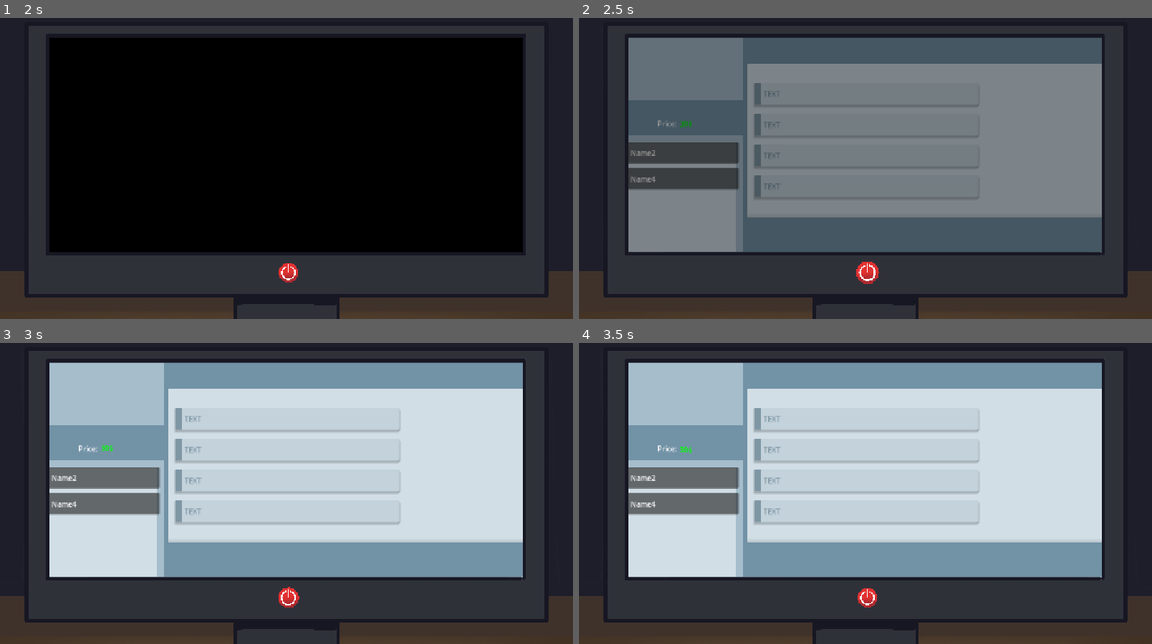
Above: before the commit, frames 1-4 (two rows, left to right).
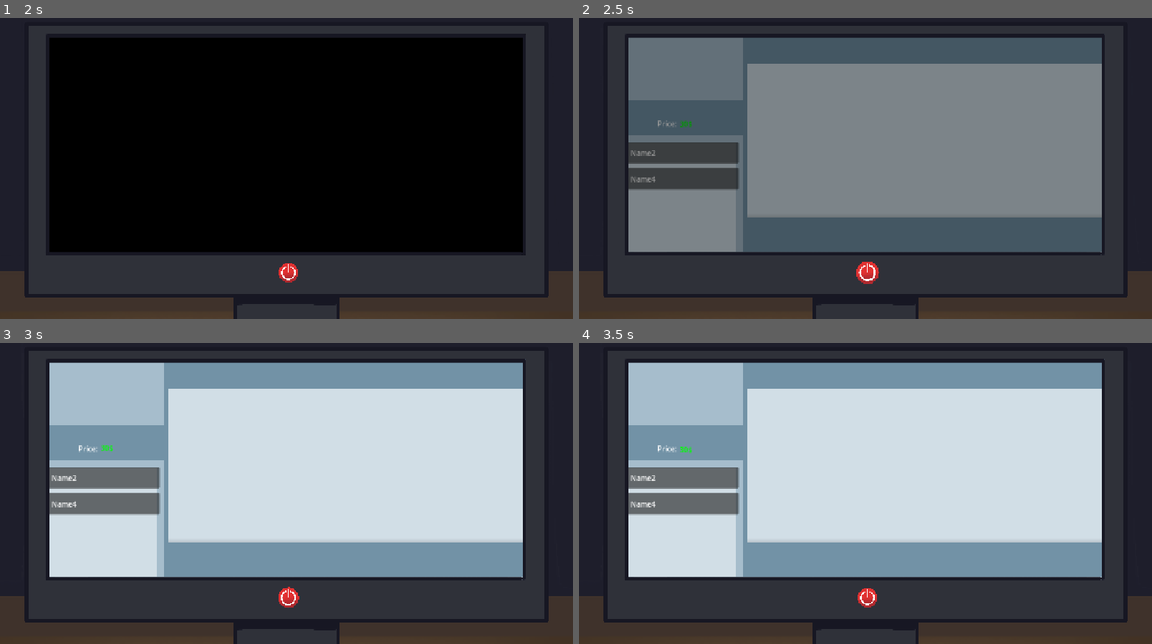
Above: after the commit, the same moments.

Repository: ArtyomDevGames/Brackeys_GJ
Game: Godot game, scene res://Game/Main/Scenes/game.tscn
The game is run twice, just before and just after one commit, with the same random seed, the same clock (stepped at 60 frames per second) and the same inputs. This scene is started directly instead of the project's main scene.
Inputs (mouse positions are in pixels of both pictures, inside the frame that each line leads up to):
- Up to frame 1 (2 s): click "Name2" at 0.5 s; click "Name4" at 1.25 s
- Up to frame 2 (2.5 s): click (865, 273) at 2 s
- Up to frame 3 (3 s): click (34, 589) at 2.75 s
- Up to frame 4 (3.5 s): no input

Frame 1 is identical in both runs. In frame 2, 0.8% of the frame differs, in the area x 30-70%, y 21-61%; in frame 3, 1.7%; in frame 4, 1.7%.

Commit message:
chat animations

Diff:
--- a/game/Game/Main/Scenes/game.tscn
+++ b/game/Game/Main/Scenes/game.tscn
@@ -76,9 +76,8 @@
 size_flags_horizontal = 4
 size_flags_vertical = 8
 offset_transform_enabled = true
-offset_transform_position = Vector2(16.33, -400)
+offset_transform_position = Vector2(16.33, 10)
 theme_override_constants/separation = 20
-alignment = 2
 
 [node name="UserReply" parent="BackPanel/Background/ScrollContainer2/Chat" unique_id=1725523483 instance=ExtResource("3_a4awf")]
 layout_mode = 2
@@ -90,6 +89,12 @@
 layout_mode = 2
 
 [node name="UserReply4" parent="BackPanel/Background/ScrollContainer2/Chat" unique_id=1711687402 instance=ExtResource("3_a4awf")]
+layout_mode = 2
+
+[node name="UserReply5" parent="BackPanel/Background/ScrollContainer2/Chat" unique_id=797002310 instance=ExtResource("3_a4awf")]
+layout_mode = 2
+
+[node name="UserReply6" parent="BackPanel/Background/ScrollContainer2/Chat" unique_id=700029879 instance=ExtResource("3_a4awf")]
 layout_mode = 2
 
 [node name="Top" type="Panel" parent="BackPanel/Background" unique_id=1061052605]
--- a/game/Game/Main/Scripts/game.gd
+++ b/game/Game/Main/Scripts/game.gd
@@ -17,6 +17,9 @@
 
 var is_chat_selected = false
 var is_profile_visible = false
+
+# Чат
+@onready var chat: VBoxContainer = $BackPanel/Background/ScrollContainer2/Chat
 
 # Кнопочки с покупателями
 @onready var buttons: VBoxContainer = $BackPanel/ScrollContainer/Control/Panel/Buttons
@@ -85,6 +88,8 @@
 	current_user_id = button.user_icon_id
 	current_user_name = button.user_name
 
+	for message in chat.get_children(): await message.show_reply()
+
 
 func create_user(id : int) -> void:
 	var name_id = randi_range(0, 9)
--- a/game/Game/UI/Scenes/user_button.tscn
+++ b/game/Game/UI/Scenes/user_button.tscn
@@ -17,10 +17,22 @@
 "update": 0,
 "values": [Color(1, 1, 1, 0)]
 }
+tracks/1/type = "value"
+tracks/1/imported = false
+tracks/1/enabled = true
+tracks/1/path = NodePath(".:offset_transform_position")
+tracks/1/interp = 1
+tracks/1/loop_wrap = true
+tracks/1/keys = {
+"times": PackedFloat32Array(0),
+"transitions": PackedFloat32Array(1),
+"update": 0,
+"values": [Vector2(-220, 0)]
+}
 
 [sub_resource type="Animation" id="Animation_cjakb"]
 resource_name = "ShowButton"
-length = 0.9
+length = 0.7
 tracks/0/type = "value"
 tracks/0/imported = false
 tracks/0/enabled = true
@@ -28,10 +40,22 @@
 tracks/0/interp = 1
 tracks/0/loop_wrap = true
 tracks/0/keys = {
-"times": PackedFloat32Array(0.25, 0.65),
+"times": PackedFloat32Array(0.10000004, 0.5),
 "transitions": PackedFloat32Array(1, 1),
 "update": 0,
 "values": [Color(1, 1, 1, 0), Color(1, 1, 1, 1)]
+}
+tracks/1/type = "value"
+tracks/1/imported = false
+tracks/1/enabled = true
+tracks/1/path = NodePath(".:offset_transform_position")
+tracks/1/interp = 1
+tracks/1/loop_wrap = true
+tracks/1/keys = {
+"times": PackedFloat32Array(0, 0.50000006),
+"transitions": PackedFloat32Array(1, 1),
+"update": 0,
+"values": [Vector2(-220, 0), Vector2(0, 0)]
 }
 
 [sub_resource type="AnimationLibrary" id="AnimationLibrary_0qg77"]
@@ -45,6 +69,8 @@
 custom_minimum_size = Vector2(200, 48)
 offset_right = 200.0
 offset_bottom = 48.0
+offset_transform_enabled = true
+offset_transform_position = Vector2(-220, 0)
 mouse_default_cursor_shape = 2
 script = ExtResource("1_48ey1")
 
--- a/game/Game/UI/Scenes/user_reply.tscn
+++ b/game/Game/UI/Scenes/user_reply.tscn
@@ -11,13 +11,97 @@
 shadow_size = 4
 shadow_offset = Vector2(0, 3)
 
+[sub_resource type="GDScript" id="GDScript_fkniv"]
+script/source = "extends Label
+
+
+@onready var animation_player: AnimationPlayer = $AnimationPlayer
+
+
+func _ready() -> void:
+	pass # Replace with function body.
+
+
+func show_reply():
+	animation_player.play(\"ShowReply\")
+	await animation_player.animation_finished
+"
+
+[sub_resource type="Animation" id="Animation_fkniv"]
+length = 0.001
+tracks/0/type = "value"
+tracks/0/imported = false
+tracks/0/enabled = true
+tracks/0/path = NodePath(".:offset_transform_position")
+tracks/0/interp = 1
+tracks/0/loop_wrap = true
+tracks/0/keys = {
+"times": PackedFloat32Array(0),
+"transitions": PackedFloat32Array(1),
+"update": 0,
+"values": [Vector2(-300, 0)]
+}
+tracks/1/type = "value"
+tracks/1/imported = false
+tracks/1/enabled = true
+tracks/1/path = NodePath(".:modulate")
+tracks/1/interp = 1
+tracks/1/loop_wrap = true
+tracks/1/keys = {
+"times": PackedFloat32Array(0),
+"transitions": PackedFloat32Array(1),
+"update": 0,
+"values": [Color(1, 1, 1, 0)]
+}
+
+[sub_resource type="Animation" id="Animation_kq4hj"]
+resource_name = "ShowReply"
+length = 0.4
+tracks/0/type = "value"
+tracks/0/imported = false
+tracks/0/enabled = true
+tracks/0/path = NodePath(".:offset_transform_position")
+tracks/0/interp = 1
+tracks/0/loop_wrap = true
+tracks/0/keys = {
+"times": PackedFloat32Array(0.1, 0.3),
+"transitions": PackedFloat32Array(1, 1),
+"update": 0,
+"values": [Vector2(-300, 0), Vector2(0, 0)]
+}
+tracks/1/type = "value"
+tracks/1/imported = false
+tracks/1/enabled = true
+tracks/1/path = NodePath(".:modulate")
+tracks/1/interp = 1
+tracks/1/loop_wrap = true
+tracks/1/keys = {
+"times": PackedFloat32Array(0.09999999, 0.3),
+"transitions": PackedFloat32Array(1, 1),
+"update": 0,
+"values": [Color(1, 1, 1, 0), Color(1, 1, 1, 1)]
+}
+
+[sub_resource type="AnimationLibrary" id="AnimationLibrary_3l18a"]
+_data = {
+&"RESET": SubResource("Animation_fkniv"),
+&"ShowReply": SubResource("Animation_kq4hj")
+}
+
 [node name="UserReply" type="Label" unique_id=1725523483]
+modulate = Color(1, 1, 1, 0)
 custom_minimum_size = Vector2(292, 49)
 custom_maximum_size = Vector2(500, -1)
 offset_right = 292.0
 offset_bottom = 49.0
+offset_transform_enabled = true
+offset_transform_position = Vector2(-300, 0)
 theme_override_colors/font_color = Color(0.49803922, 0.5921569, 0.64705884, 1)
 theme_override_styles/normal = SubResource("StyleBoxFlat_g4v7s")
 text = "	TEXT"
 vertical_alignment = 1
 autowrap_mode = 3
+script = SubResource("GDScript_fkniv")
+
+[node name="AnimationPlayer" type="AnimationPlayer" parent="." unique_id=1331577530]
+libraries/ = SubResource("AnimationLibrary_3l18a")
